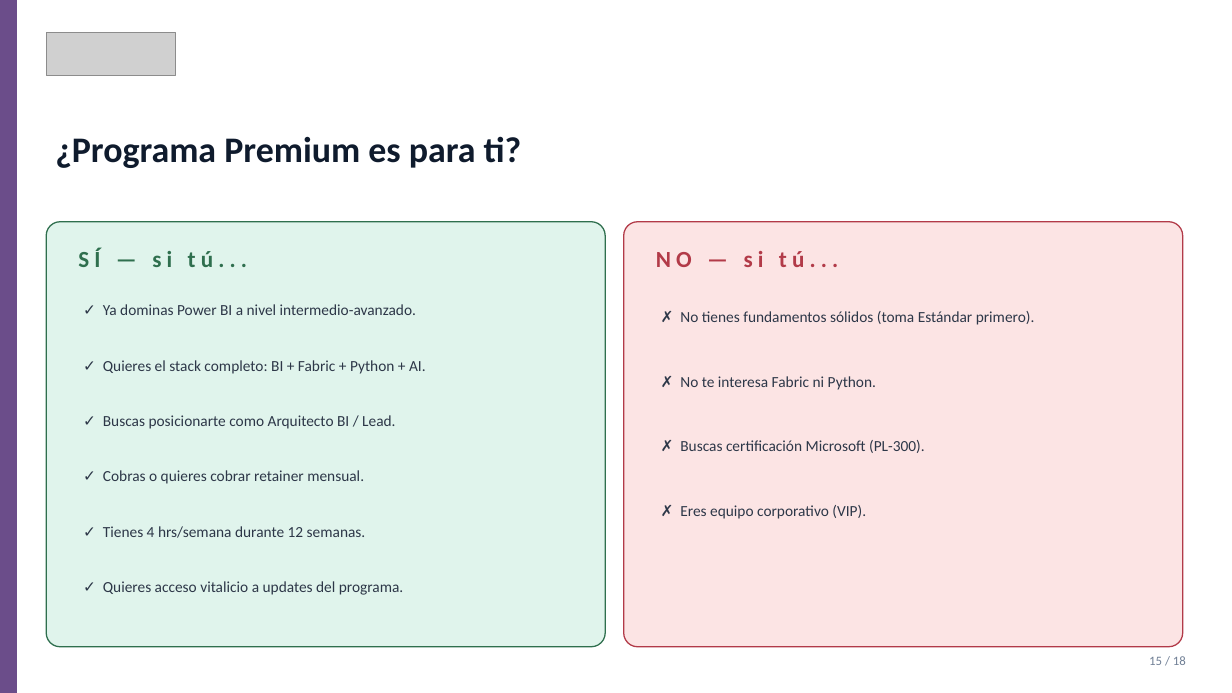
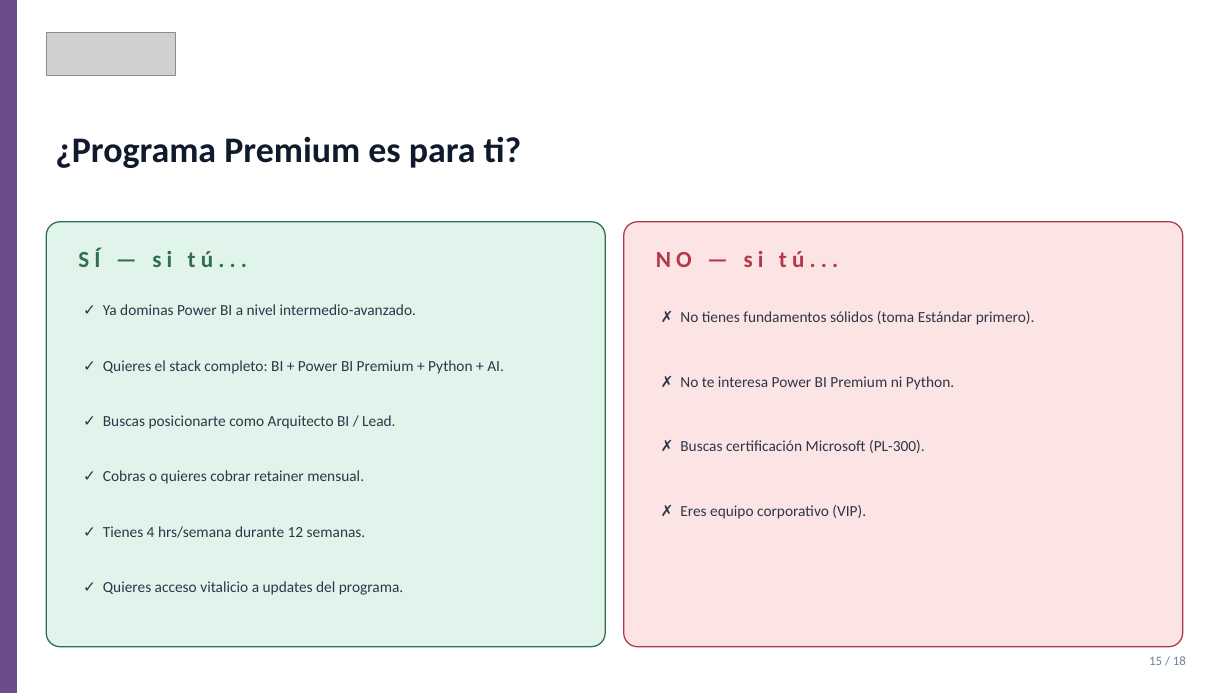
Before and after one commit to iKingRagnar/2BI, a slide deck: slide 15 of scorecard-General/PAGINA-2BI/academia/materiales/08_Premium_Presentacion_Comercial.pptx. Drawn at 1232x693 pixels with LibreOffice and Linux fonts; fonts in the diff are those of the drawing; grey boxes stand for pictures. Boxes give left, top, right and bottom in pixels: in the first picture for what was removed or moved away, otherwise in the second. Text is boxed around its words. In the diff, an @@ line names an element or a change of style, - is before the commit and + after.

Commit message:
feat(academia): nueva seccion de cursos Power BI con 4 tiers + 12 materiales

```diff
--- a/scorecard-General/PAGINA-2BI/academia/materiales/08_Premium_Presentacion_Comercial.pptx
+++ b/scorecard-General/PAGINA-2BI/academia/materiales/08_Premium_Presentacion_Comercial.pptx
@@ text at (103, 360, 504, 374): text changed @@
-✓ Quieres el stack completo: BI + Fabric + Python + AI.
+✓ Quieres el stack completo: BI + Power BI Premium + Python + AI.
@@ text at (680, 376, 954, 390): text changed @@
-✗ No te interesa Fabric ni Python.
+✗ No te interesa Power BI Premium ni Python.
```
Also in this commit, not shown: 9 other slides changed, 28 other files.
